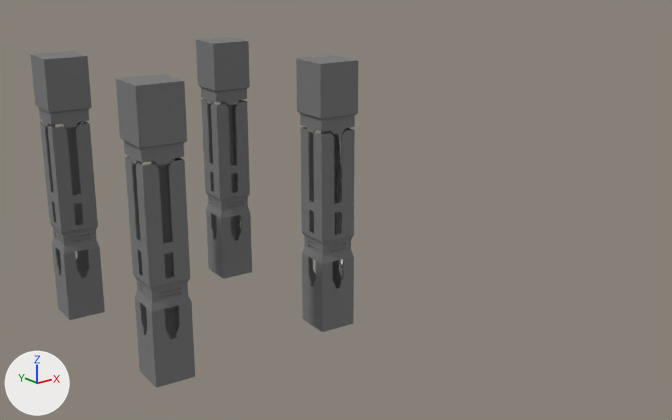
An edit to the glTF model public/meshes/scenes/SampleScene.glb, drawn before and after from the same camera.
Both versions are drawn from a 50 mm camera at (-12.57, -10.4, 6.51) aimed at (-3.14, 1.39, 1.79). Lighting does not change. The marker at lower left points along +X, +Y and +Z.

Script lines for the objects in view, before the commit:
```python
me_column_3 = bpy.data.meshes.new('Column_3')
me_column_3.from_pydata(...)  # 357 vertices, 730 faces; spans x -0.0048..0.0048, y -0.0446..-0.0012, z -0.0048..0.0048
# faces by material slot: [620, 110]
me_column_3.materials.append(mat_darkgrey)  # grey #868686
me_column_3.materials.append(None)
ob_physical_object_0 = bpy.data.objects.new('physical_object_0', me_column_3)
ob_physical_object_0.location = (-3.78, 0.8, 0.0)
ob_physical_object_0.rotation_euler = (-1.571, 0.0, -0.873)  # degrees (-90, 0, -50)
ob_physical_object_0.scale = (100.0, 100.0, 100.0)
ob_physical_object_1 = bpy.data.objects.new('physical_object_1', me_column_3)
ob_physical_object_1.location = (-6.78, 0.8, 0.0)
ob_physical_object_1.rotation_euler = (-1.571, 0.0, -0.873)  # degrees (-90, 0, -50)
ob_physical_object_1.scale = (100.0, 100.0, 100.0)
ob_physical_object_2 = bpy.data.objects.new('physical_object_2', me_column_3)
ob_physical_object_2.location = (-6.78, 3.8, 0.0)
ob_physical_object_2.rotation_euler = (-1.571, 0.0, -0.873)  # degrees (-90, 0, -50)
ob_physical_object_2.scale = (100.0, 100.0, 100.0)
ob_physical_object_3 = bpy.data.objects.new('physical_object_3', me_column_3)
ob_physical_object_3.location = (-3.78, 3.8, 0.0)
ob_physical_object_3.rotation_euler = (-1.571, 0.0, -0.873)  # degrees (-90, 0, -50)
ob_physical_object_3.scale = (100.0, 100.0, 100.0)
```
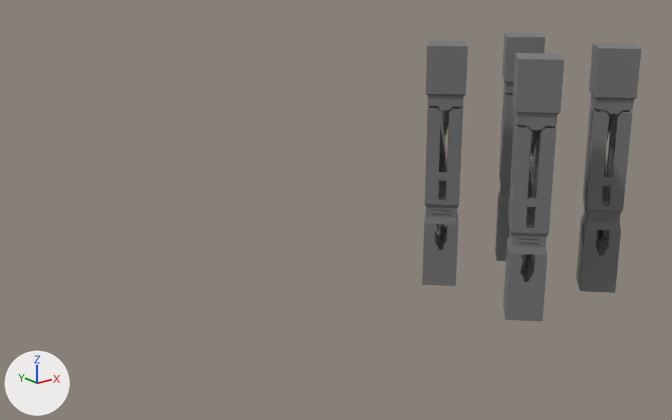
What differs and where, as boxes (x1, y1, x2, y2) in the pictures (672 x 420 px):
'physical_object_0', moved, turned: before (296, 55, 358, 332); after (576, 43, 641, 293)
'physical_object_2', moved, turned: before (31, 51, 105, 320); after (503, 53, 564, 322)
'physical_object_1', moved, turned: before (116, 74, 195, 388); after (495, 32, 545, 261)
'physical_object_3', moved, turned: before (196, 37, 252, 279); after (422, 41, 468, 286)

Patch to the scene script:
```diff
--- a/public/meshes/scenes/SampleScene.glb.py
+++ b/public/meshes/scenes/SampleScene.glb.py
@@ ob_physical_object_0 @@
 ob_physical_object_0 = bpy.data.objects.new('physical_object_0', me_column_3)
-ob_physical_object_0.location = (-3.78, 0.8, 0.0)
-ob_physical_object_0.rotation_euler = (-1.571, 0.0, -0.873)  # degrees (-90, 0, -50)
+ob_physical_object_0.location = (1.0, -1.0, 0.0)
+ob_physical_object_0.rotation_euler = (-1.571, 0.0, 0.0)  # degrees (-90, 0, 0)
 ob_physical_object_0.scale = (100.0, 100.0, 100.0)
@@ ob_physical_object_1 @@
 ob_physical_object_1 = bpy.data.objects.new('physical_object_1', me_column_3)
-ob_physical_object_1.location = (-6.78, 0.8, 0.0)
-ob_physical_object_1.rotation_euler = (-1.571, 0.0, -0.873)  # degrees (-90, 0, -50)
+ob_physical_object_1.location = (1.0, 1.0, 0.0)
+ob_physical_object_1.rotation_euler = (-1.571, 0.0, 0.0)  # degrees (-90, 0, 0)
 ob_physical_object_1.scale = (100.0, 100.0, 100.0)
@@ ob_physical_object_2 @@
 ob_physical_object_2 = bpy.data.objects.new('physical_object_2', me_column_3)
-ob_physical_object_2.location = (-6.78, 3.8, 0.0)
-ob_physical_object_2.rotation_euler = (-1.571, 0.0, -0.873)  # degrees (-90, 0, -50)
+ob_physical_object_2.location = (-1.0, -1.0, 0.0)
+ob_physical_object_2.rotation_euler = (-1.571, 0.0, 0.0)  # degrees (-90, 0, 0)
 ob_physical_object_2.scale = (100.0, 100.0, 100.0)
@@ ob_physical_object_3 @@
 ob_physical_object_3 = bpy.data.objects.new('physical_object_3', me_column_3)
-ob_physical_object_3.location = (-3.78, 3.8, 0.0)
-ob_physical_object_3.rotation_euler = (-1.571, 0.0, -0.873)  # degrees (-90, 0, -50)
+ob_physical_object_3.location = (-1.0, 1.0, 0.0)
+ob_physical_object_3.rotation_euler = (-1.571, 0.0, 0.0)  # degrees (-90, 0, 0)
 ob_physical_object_3.scale = (100.0, 100.0, 100.0)
```
